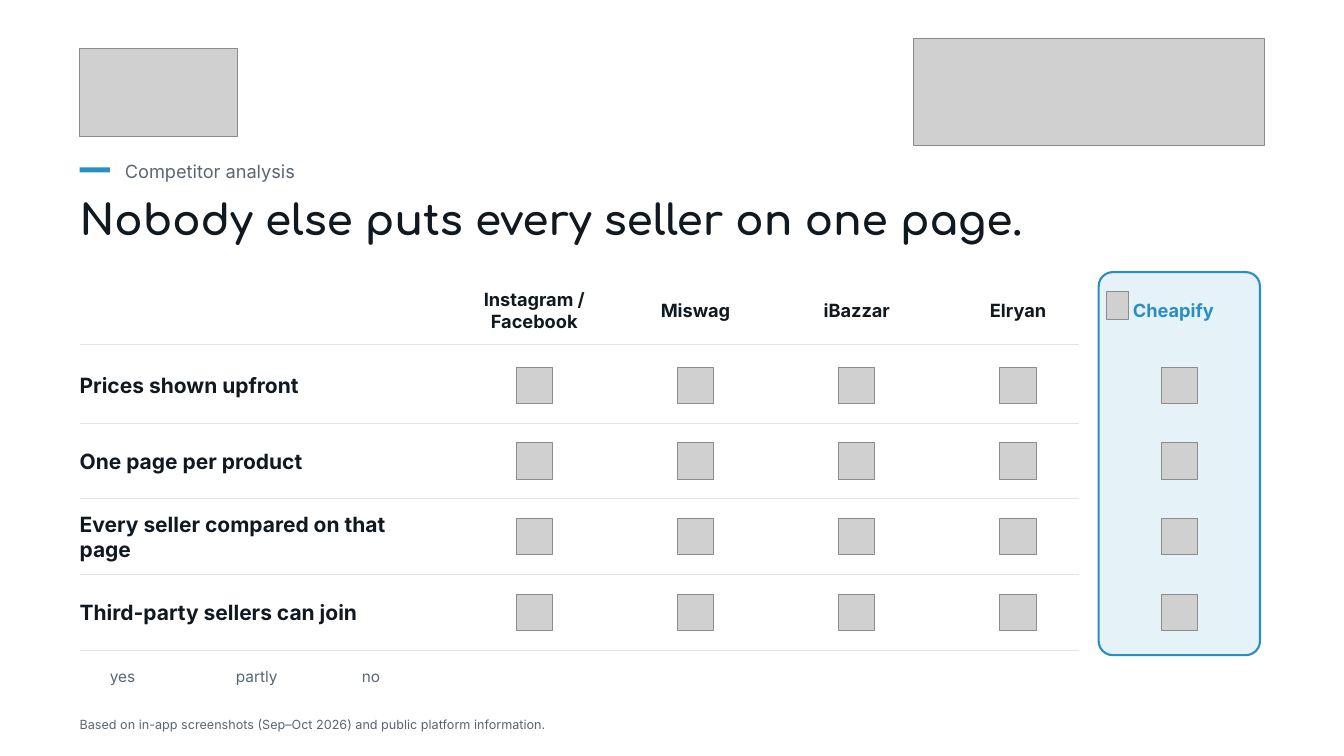
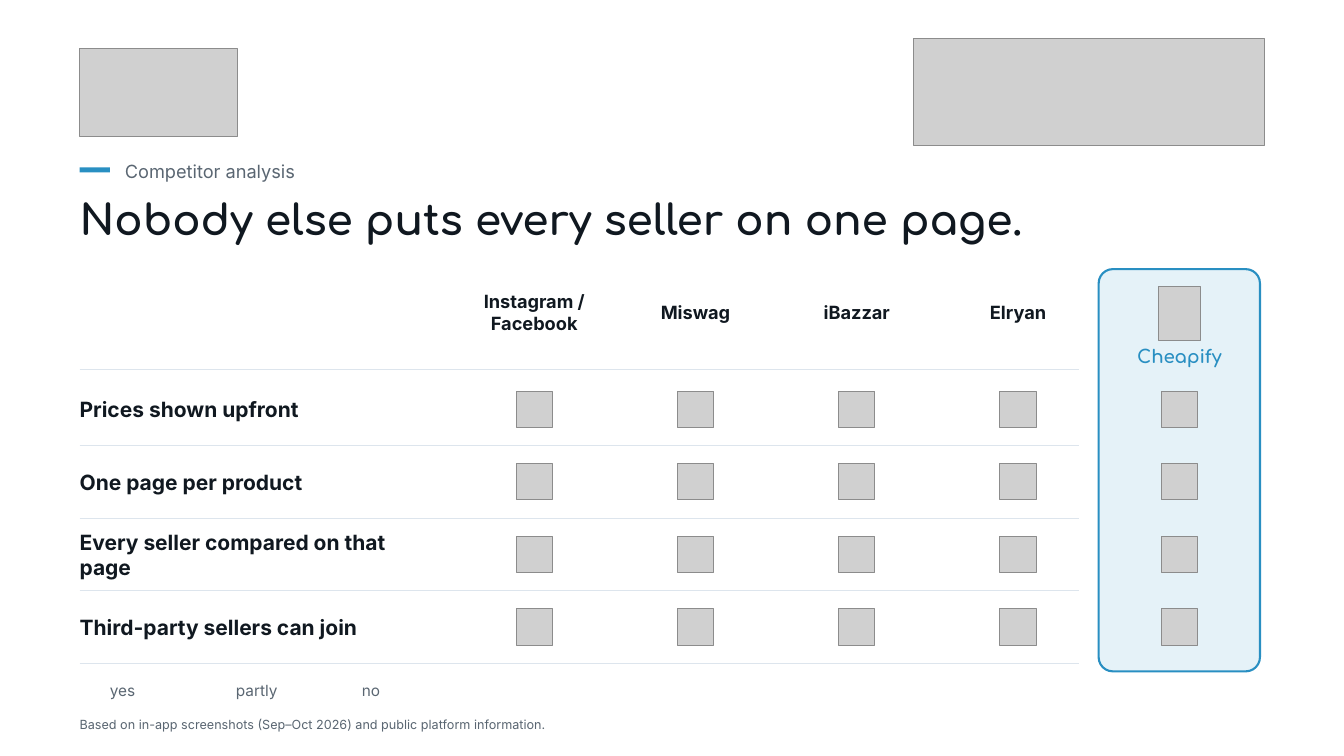
Before and after one commit to shakerbr/cheapify, a slide deck: slide 10 of presentation/Cheapify-GIZ-Pitch.pptx (slide 9 before the commit). Drawn at 1344x756 pixels with LibreOffice and Linux fonts; fonts in the diff are those of the drawing; grey boxes stand for pictures; background and template pictures are left out. Boxes give left, top, right and bottom in pixels: in the first picture for what was removed or moved away, otherwise in the second. Text is boxed around its words. In the diff, an @@ line names an element or a change of style, - is before the commit and + after.

```diff
--- a/presentation/Cheapify-GIZ-Pitch.pptx
+++ b/presentation/Cheapify-GIZ-Pitch.pptx
@@ rounded rectangle: place and size @@
-rounded rectangle at <box>1099,272,1260,655</box>
+rounded rectangle at <box>1099,269,1260,671</box>
@@ picture: place and size @@
-picture at <box>1107,291,1129,320</box>
+picture at <box>1158,286,1201,341</box>
@@ text "Cheapify": place and size @@
-text "Cheapify" at <box>1133,303,1214,321</box>
+text "Cheapify" at <box>1137,348,1221,367</box>
@@ text "Cheapify" at <box>1137,348,1221,367</box>: font Inter to Comfortaa; alignment left to centre @@
@@ 5 pictures, 2 lines, 1 text: place and size @@
-5 pictures, 2 lines, 1 text at <box>80,345,1198,423</box>
+5 pictures, 2 lines, 1 text at <box>80,370,1198,446</box>
@@ text "One page per product": place and size @@
-text "One page per product" at <box>80,453,302,474</box>
+text "One page per product" at <box>80,474,302,495</box>
@@ 10 pictures, 1 text, 1 line: place and size @@
-10 pictures, 1 text, 1 line at <box>80,443,1198,562</box>
+10 pictures, 1 text, 1 line at <box>80,464,1198,580</box>
@@ 5 pictures, 4 texts, 2 lines: place and size @@
-5 pictures, 4 texts, 2 lines at <box>80,575,1198,685</box>
+5 pictures, 4 texts, 2 lines at <box>80,591,1198,699</box>
```
Also in this commit, not shown: 9 other slides changed, 4 slides added, 2 slides removed, 31 other files.
